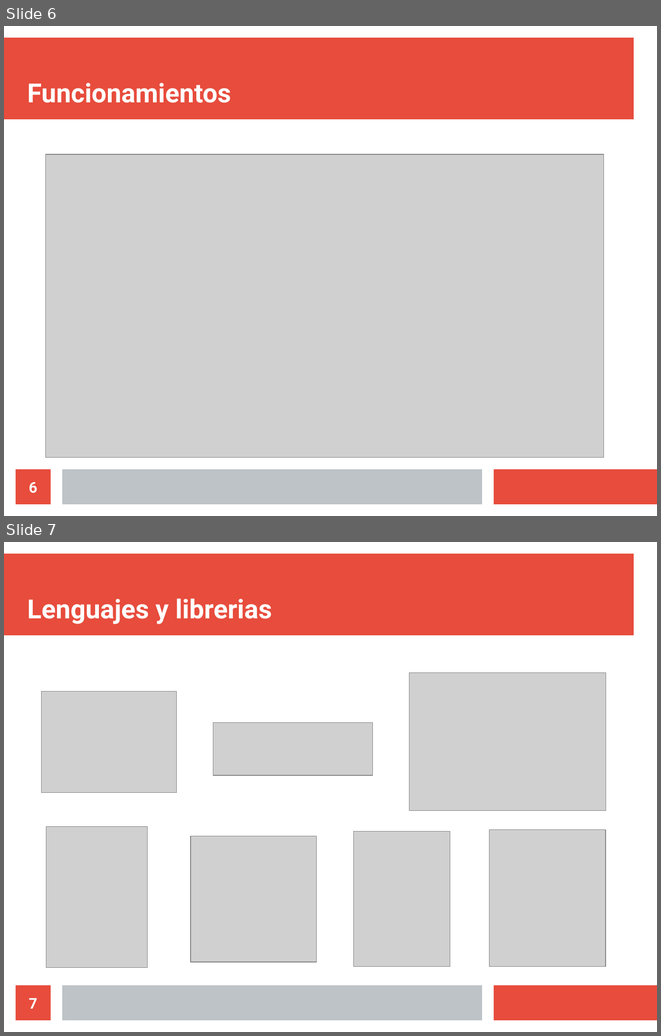
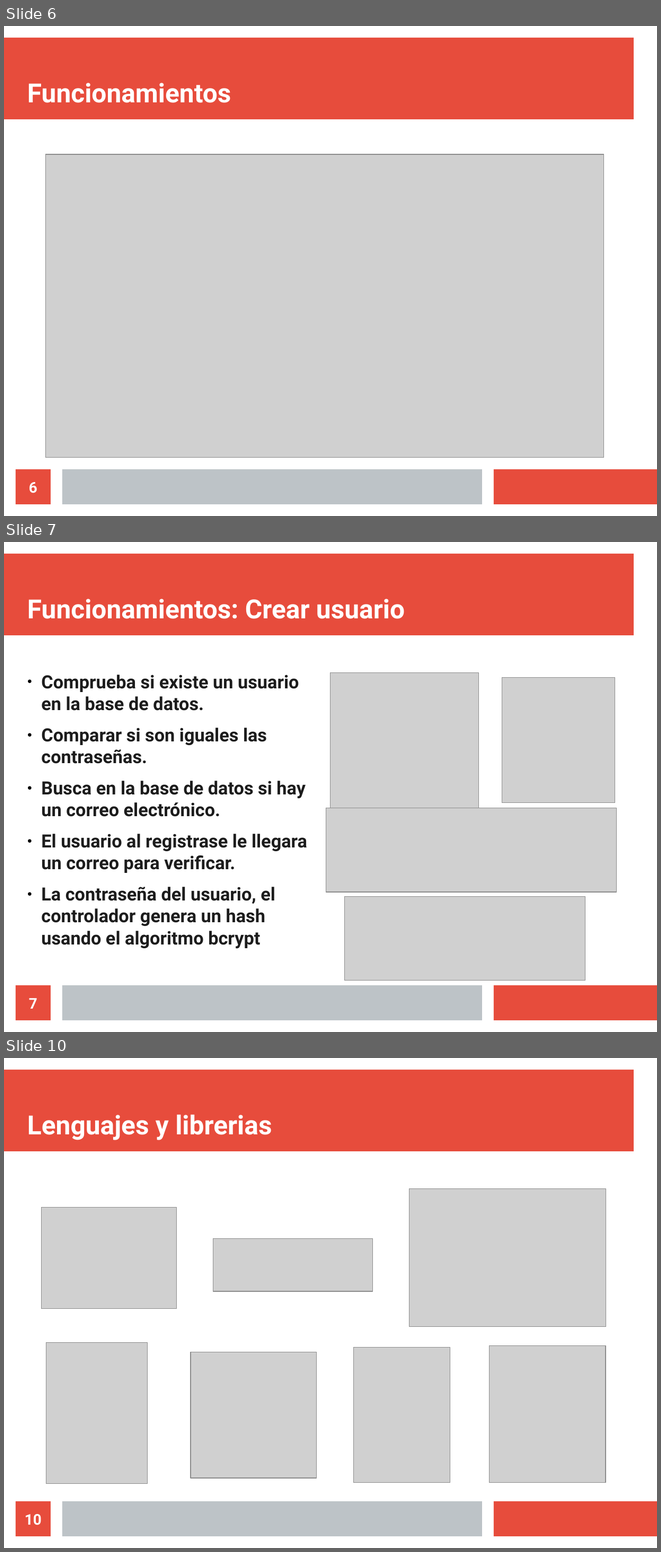
Before and after one commit to Ryksu/seriefilos, a slide deck: presentacion.odp. Shown one above the other, each under a label of ours: slides 6 and 7 before the commit, slides 6, 7 and 10 after it; the slides between them are not shown. The pictures are 661x1036 and 661x1552 pixels, drawn with LibreOffice and Linux fonts; fonts in the diff are those of the drawing; grey boxes stand for pictures. Boxes give left, top, right and bottom in pixels: in the first picture for what was removed or moved away, otherwise in the second. Text is boxed around its words. In the diff, an @@ line names an element or a change of style, - is before the commit and + after.

```diff
--- a/presentacion.odp
+++ b/presentacion.odp
@@ slide 7 added at bbox=[4, 542, 657, 1032], background #FFFFFF; not listed: 3 template elements that a slide beside it also shows @@
@@ title added at bbox=[27, 599, 405, 619], 32 pt, text #FFFFFF, bold @@
+Funcionamientos: Crear usuario
@@ text added at bbox=[41, 674, 307, 949], 22.1 pt, text #1C1C1C, bold @@
+● Comprueba si existe un usuario en la base de datos.
+● Comparar si son iguales las contraseñas.
+● Busca en la base de datos si hay un correo electrónico.
+● El usuario al registrase le llegara un correo para verificar.
+● La contraseña del usuario, el controlador genera un hash usando el algoritmo bcrypt
@@ picture added at bbox=[330, 672, 478, 817] @@
@@ picture added at bbox=[502, 677, 616, 803] @@
@@ picture added at bbox=[326, 808, 617, 892] @@
@@ picture added at bbox=[345, 897, 585, 980] @@
@@ page number added at bbox=[16, 985, 51, 1020], fill #E74C3C, 18 pt, text #FFFFFF, bold @@
+7
@@ what was slide 7 is now slide 10 @@
@@ page number at bbox=[25, 1514, 42, 1525]: text changed @@
-7
+10
```
Also in this commit, not shown: 4 other slides added, 4 other files.
